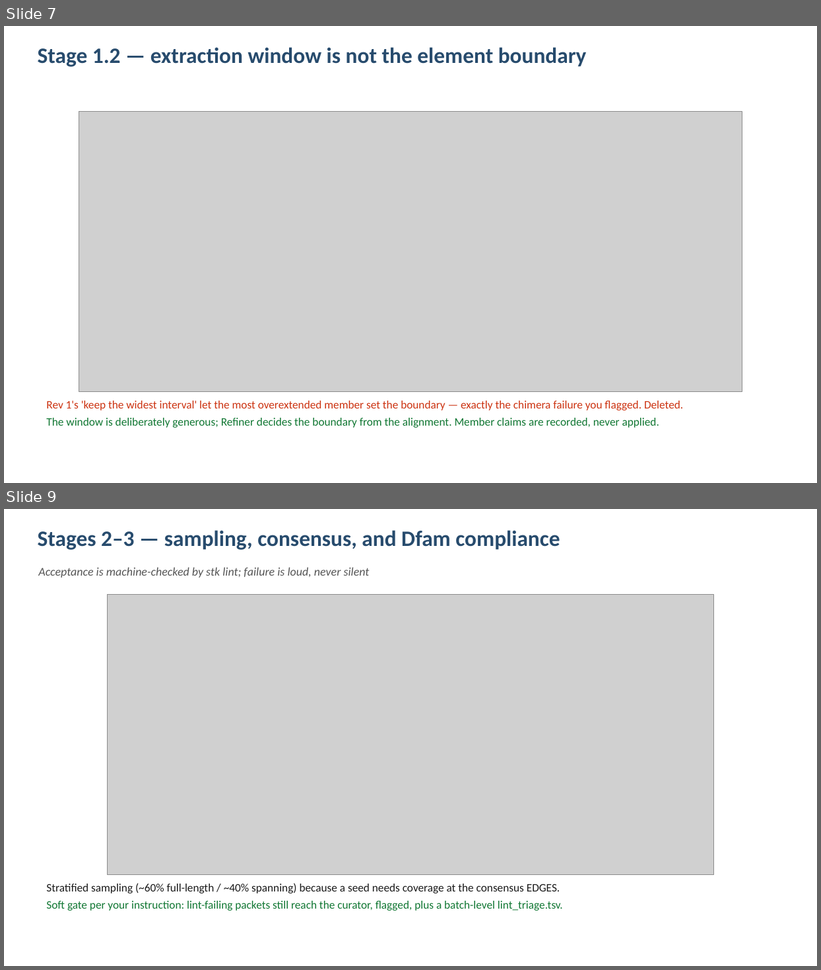
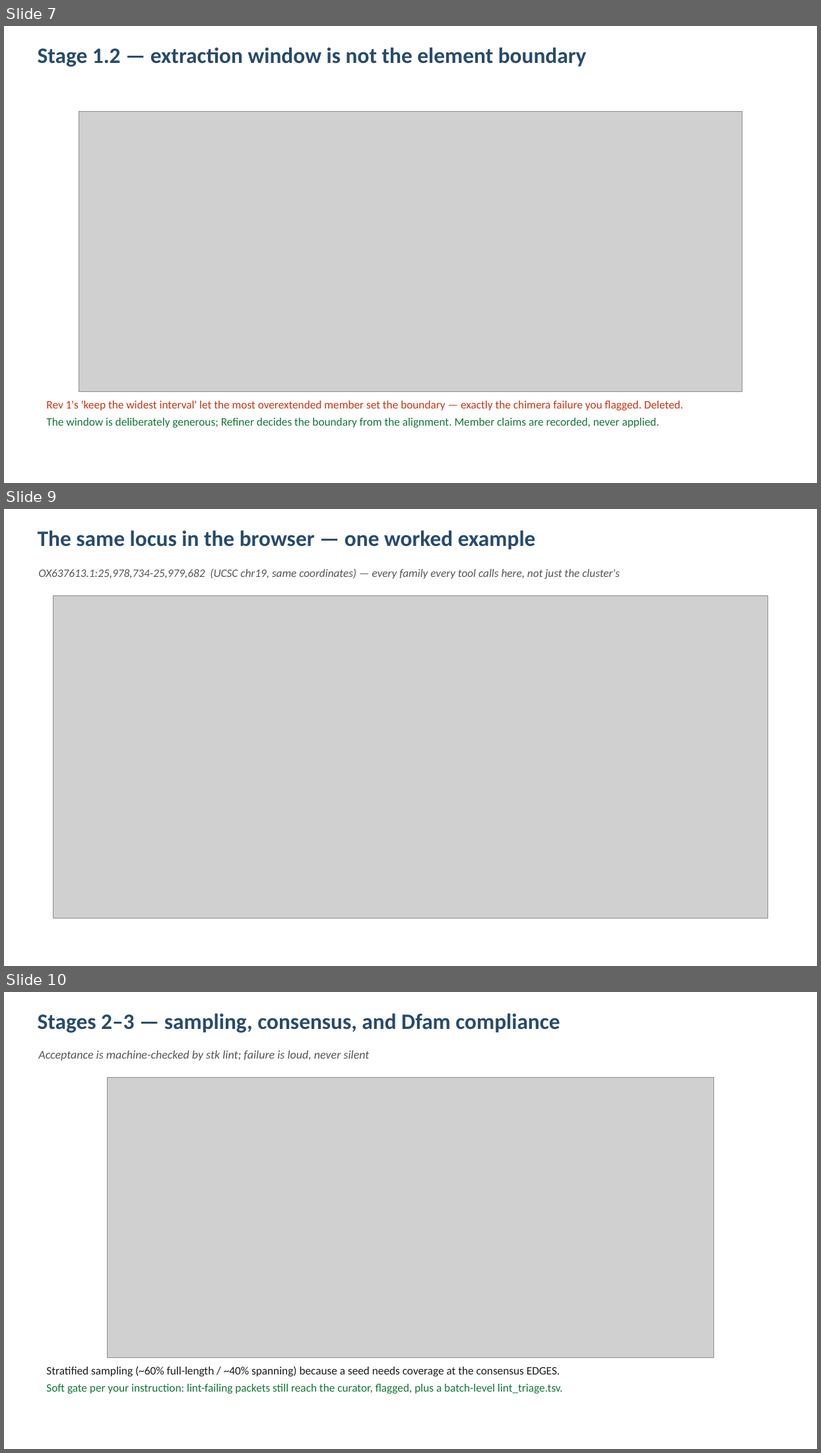
Before and after one commit to clemgoub/TEbed-seeds, a slide deck: LHF_stage_algorithms.pptx. Shown one above the other, each under a label of ours: slides 7 and 9 before the commit, slides 7, 9 and 10 after it; the slides between them are not shown. The pictures are 821x970 and 821x1453 pixels, drawn with LibreOffice and Linux fonts; fonts in the diff are those of the drawing; grey boxes stand for pictures. Boxes give left, top, right and bottom in pixels: in the first picture for what was removed or moved away, otherwise in the second. Text is boxed around its words. In the diff, an @@ line names an element or a change of style, - is before the commit and + after.

```diff
--- a/LHF_stage_algorithms.pptx
+++ b/LHF_stage_algorithms.pptx
@@ slide 9 added at bbox=[4, 509, 817, 966], background #FFFFFF @@
@@ text added at bbox=[38, 530, 536, 550], 26 pt, text #274B6D, bold @@
+The same locus in the browser — one worked example
@@ text added at bbox=[38, 568, 620, 579], 13.5 pt, text #555555, italic @@
+OX637613.1:25,978,734-25,979,682 (UCSC chr19, same coordinates) — every family every tool calls here, not just the cluster's
@@ picture added at bbox=[54, 595, 768, 919] @@
@@ what was slide 9 is now slide 10 @@
```
Also in this commit, not shown: 1 slide changed, 4 other files.
